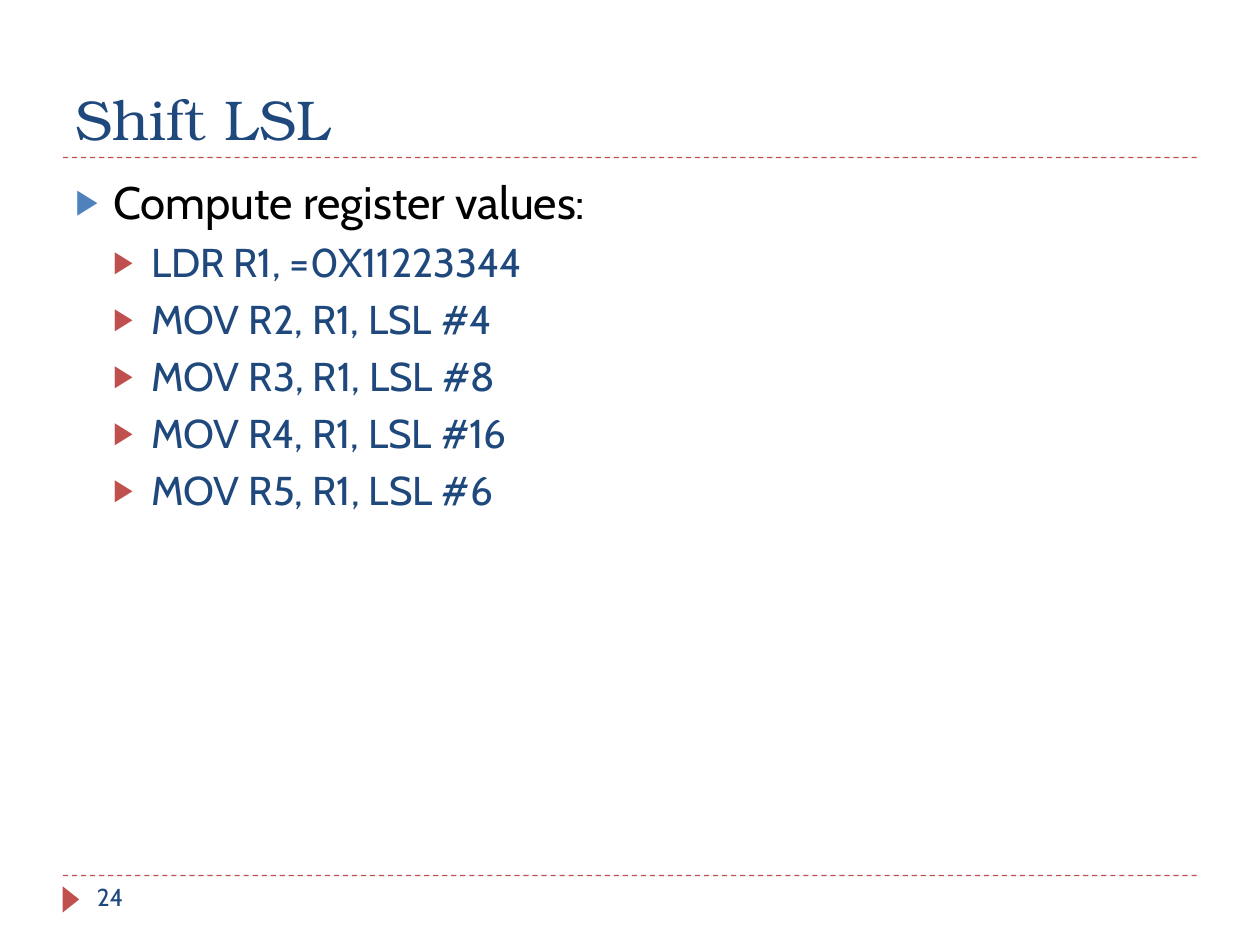
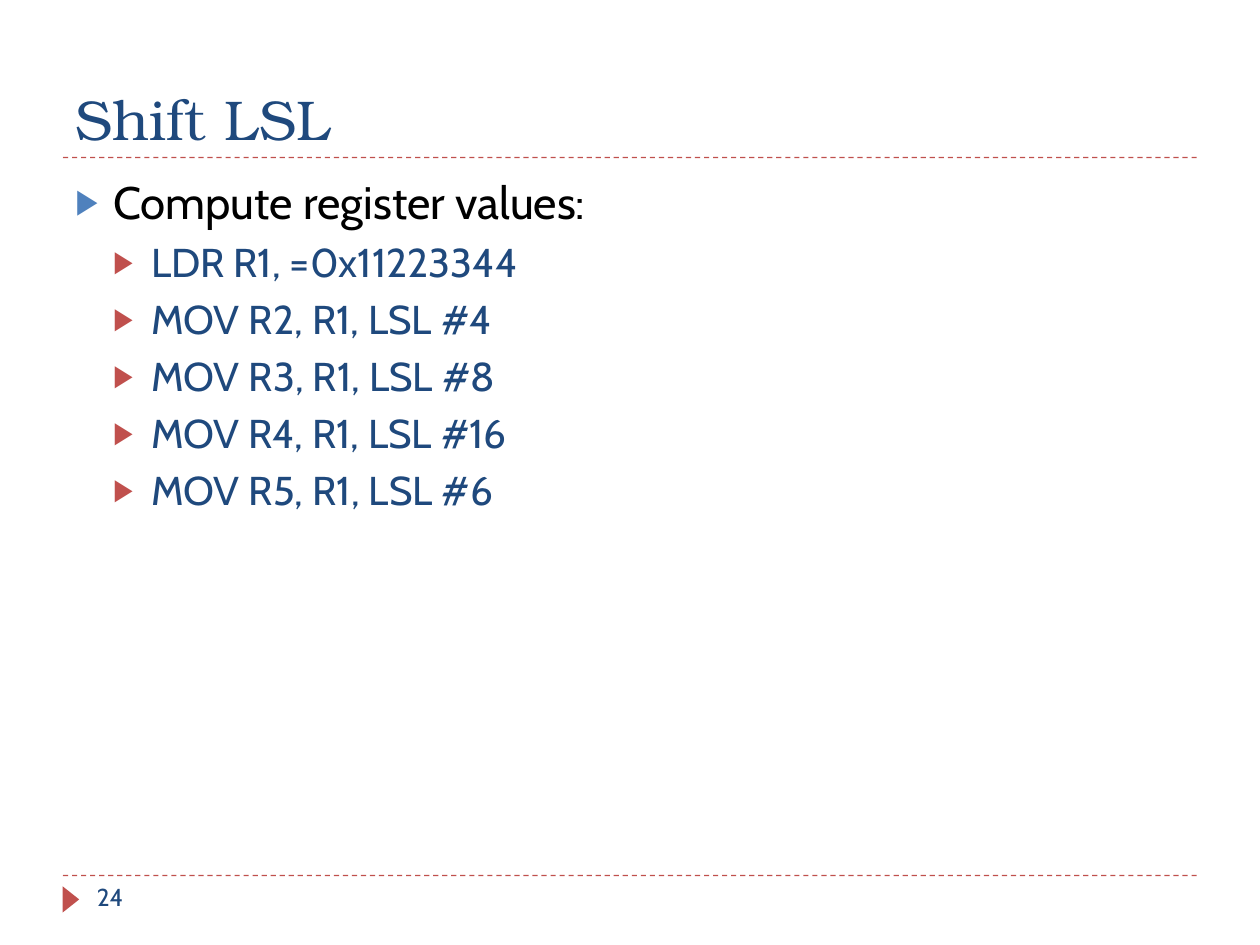
Before and after one commit to guhofstra/CSC111Fa25, a slide deck: slide 24 of PPTs/Ch4_ARM_Arithmetic_Logic_Exercises_ANS.pptx. Drawn at 1260x945 pixels with LibreOffice and Linux fonts; fonts in the diff are those of the drawing. Boxes give left, top, right and bottom in pixels: in the first picture for what was removed or moved away, otherwise in the second. Text is boxed around its words. In the diff, an @@ line names an element or a change of style, - is before the commit and + after.

```diff
--- a/PPTs/Ch4_ARM_Arithmetic_Logic_Exercises_ANS.pptx
+++ b/PPTs/Ch4_ARM_Arithmetic_Logic_Exercises_ANS.pptx
@@ text at (x1=151, y1=248, x2=518, y2=281): text changed @@
-  ▶ LDR R1, =0X11223344
+  ▶ LDR R1, =0x11223344
```
Also in this commit, not shown: 13 other slides changed, 2 slides added, 6 other files.
